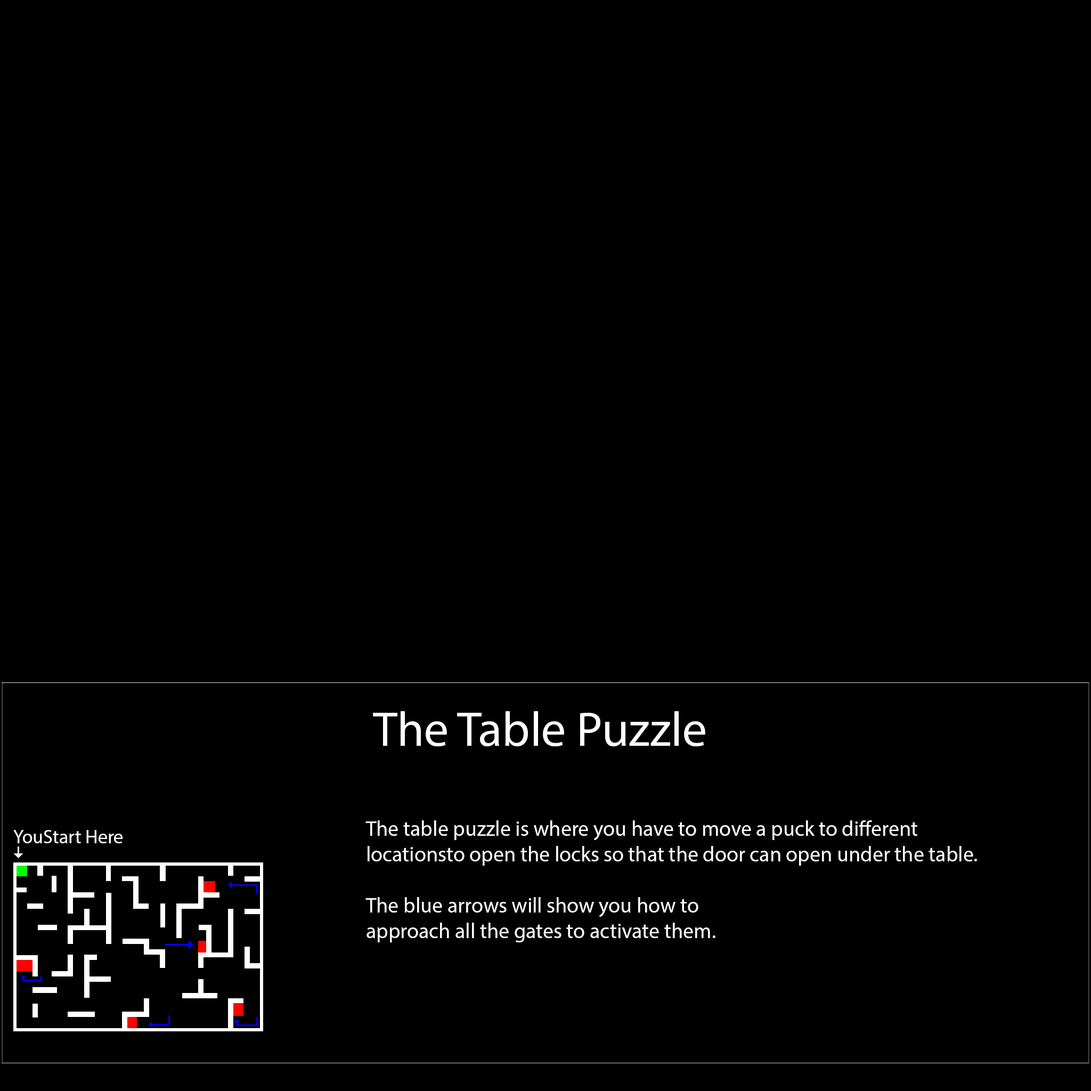
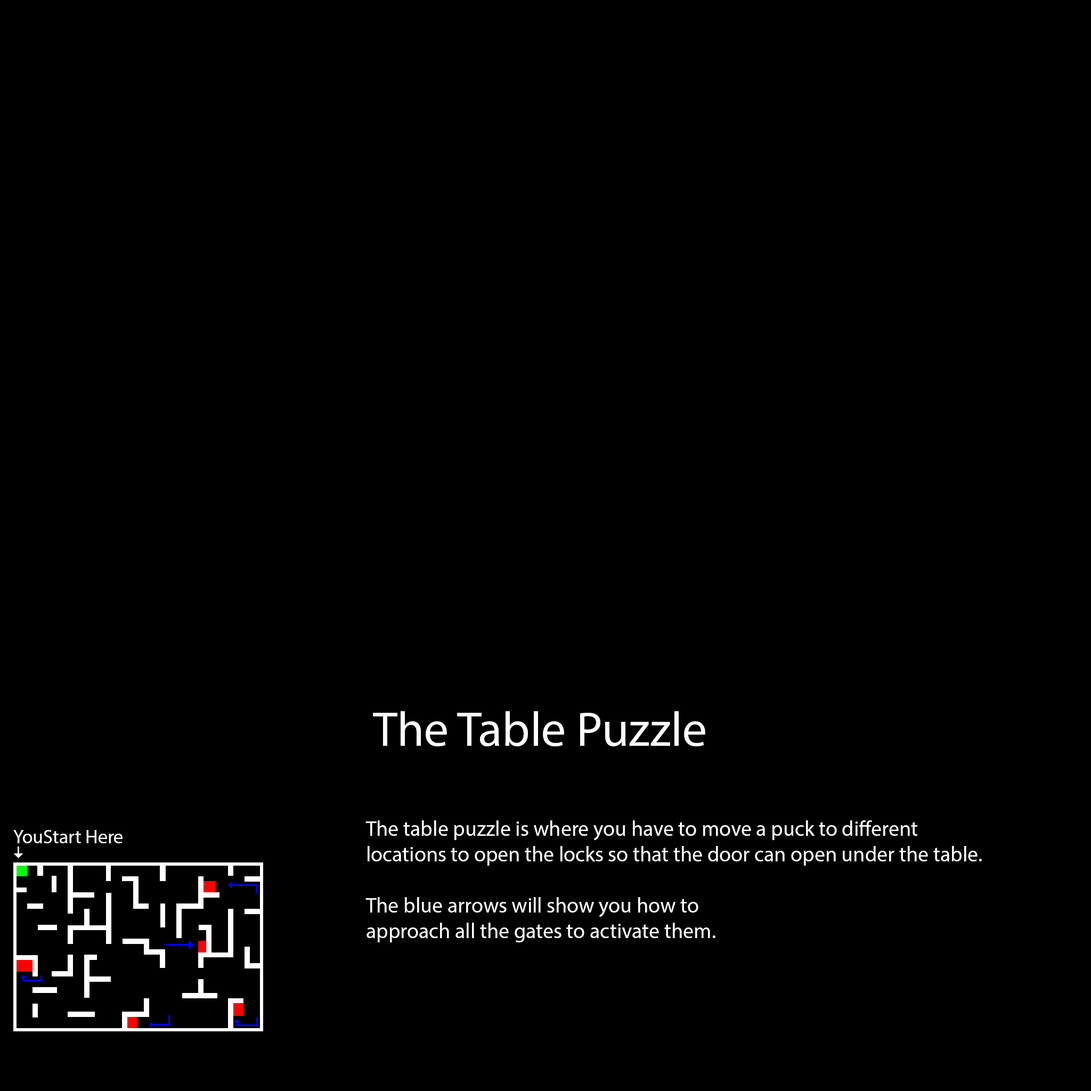
Layers edited between the first and the second 1091×1091 image:
painted on "The table puzzle is where you have to move a puck to different" over [446, 846, 983, 867]
hid "Layer 0" over [1, 682, 1090, 1064]
